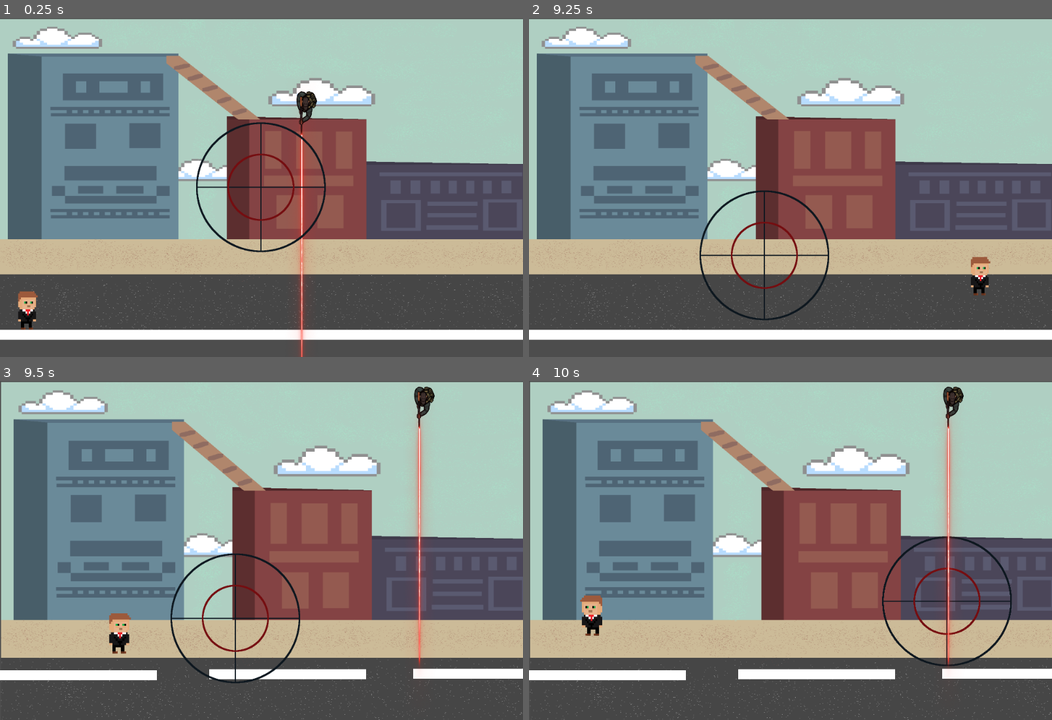
Above: before the commit, frames 1-4 (two rows, left to right).
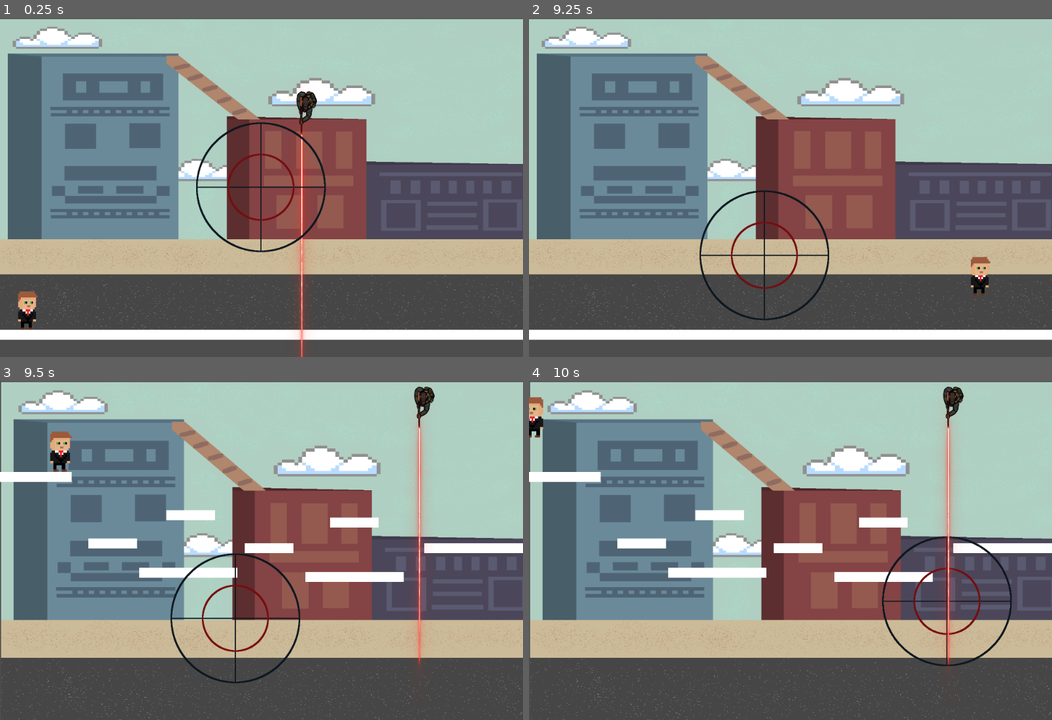
Above: after the commit, the same moments.

Repository: azsocha/Protect-the-VIP
Game: Godot game, scene res://testing.tscn
Same seed, same stepped clock (60 frames per second), same inputs: the game is played once before the commit and once after it. The engine's default icon, where the game draws it, is replaced by a stand-in: a white triangle on a blue panel in a dark square.
Inputs (mouse positions are in pixels of both pictures, inside the frame that each line leads up to):
- Up to frame 1 (0.25 s): no input
- Up to frame 2 (9.25 s): tap Enter at 0.5 s; move the mouse to (905, 170) at 0.52 s; hold Right (move_right) 0.53-2.03 s; click (905, 170) at 0.6 s; tap Space (jump) at 0.77, 1.52, 3.02, 3.77, 4.52, 6.02, 6.77, 7.52, 9.02 s; move the mouse to (685, 204) at 1.27 s; click (685, 204) at 1.35 s; move the mouse to (842, 112) at 2.02 s; hold A (move_left) 2.03-2.78 s; click (842, 112) at 2.1 s; move the mouse to (764, 255) at 2.77 s; hold Right (move_right) 2.78-4.28 s; click (764, 255) at 2.85 s; move the mouse to (947, 238) at 3.52 s; click (947, 238) at 3.6 s; move the mouse to (633, 136) at 4.27 s; hold A (move_left) 4.28-5.03 s; click (633, 136) at 4.35 s; move the mouse to (816, 187) at 5.02 s; hold Right (move_right) 5.03-5.78 s; click (816, 187) at 5.1 s; move the mouse to (712, 102) at 5.77 s; hold A (move_left) 5.78-7.28 s; click (712, 102) at 5.85 s; move the mouse to (905, 170) at 6.52 s; click (905, 170) at 6.6 s; move the mouse to (685, 204) at 7.27 s; hold Right (move_right) from 7.28 s (still down); click (685, 204) at 7.35 s; move the mouse to (842, 112) at 8.02 s; click (842, 112) at 8.1 s; move the mouse to (764, 255) at 8.77 s; click (764, 255) at 8.85 s
- Up to frame 3 (9.5 s): keep holding Right (move_right)
- Up to frame 4 (10 s): move the mouse to (947, 601) at 9.52 s; release Right (move_right) at 9.53 s; hold A (move_left) from 9.53 s (still down); click (947, 601) at 9.6 s; tap Space (jump) at 9.77 s

Frames 1-2 are identical in both runs. In frame 3, 6.5% of the frame differs, in the area x 0-100%, y 14-89%; in frame 4, 6.4%.

Commit message:
Level 2 Rebuild

Diff:
--- a/team-3-final-project/Level2.tscn
+++ b/team-3-final-project/Level2.tscn
@@ -17,19 +17,37 @@
 texture = ExtResource("1_5kwk0")
 
 [node name="platform" parent="." instance=ExtResource("1_y4nvs")]
-position = Vector2(1, 554)
+position = Vector2(-162, 175)
 scale = Vector2(1.6, 1)
 
 [node name="platform2" parent="." instance=ExtResource("1_y4nvs")]
-position = Vector2(401, 552)
+position = Vector2(169, 302)
+scale = Vector2(0.5, 1)
+
+[node name="platform4" parent="." instance=ExtResource("1_y4nvs")]
+position = Vector2(318, 248)
+scale = Vector2(0.5, 1)
+
+[node name="platform5" parent="." instance=ExtResource("1_y4nvs")]
+position = Vector2(468, 311)
+scale = Vector2(0.5, 1)
+
+[node name="platform6" parent="." instance=ExtResource("1_y4nvs")]
+position = Vector2(631, 262)
+scale = Vector2(0.5, 1)
+
+[node name="platform3" parent="." instance=ExtResource("1_y4nvs")]
+position = Vector2(812, 311)
 scale = Vector2(1.6, 1)
 
-[node name="platform3" parent="." instance=ExtResource("1_y4nvs")]
-position = Vector2(791, 551)
-scale = Vector2(1.6, 1)
+[node name="platform7" parent="." instance=ExtResource("1_y4nvs")]
+position = Vector2(267, 358)
+
+[node name="platform8" parent="." instance=ExtResource("1_y4nvs")]
+position = Vector2(585, 366)
 
 [node name="player" parent="." instance=ExtResource("2_c2ylu")]
-position = Vector2(182, 475)
+position = Vector2(69, 137)
 scale = Vector2(0.526316, 0.529412)
 
 [node name="player_2" parent="." instance=ExtResource("3_3c4p0")]
@@ -39,9 +57,13 @@
 position = Vector2(814, 47)
 
 [node name="dead" parent="." instance=ExtResource("5_mts6p")]
+offset_left = 1111.0
+offset_top = -1.0
+offset_right = 1111.0
+offset_bottom = -1.0
 
 [node name="Node2D" parent="." instance=ExtResource("6_lappd")]
-position = Vector2(999, 213)
+position = Vector2(1011, -29)
 scale = Vector2(3.30667, 33.8079)
 script = ExtResource("7_ydnke")
 
